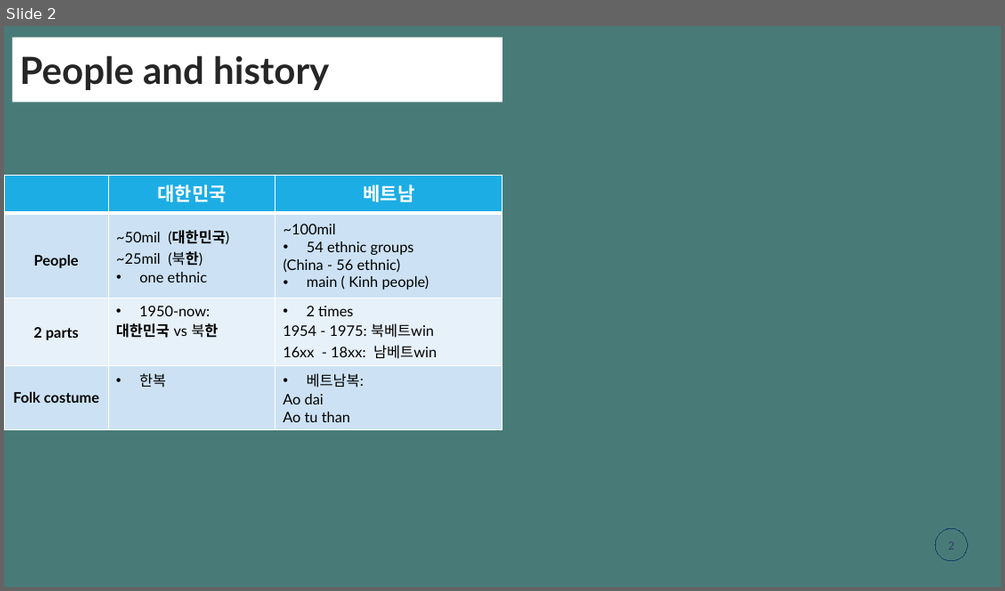
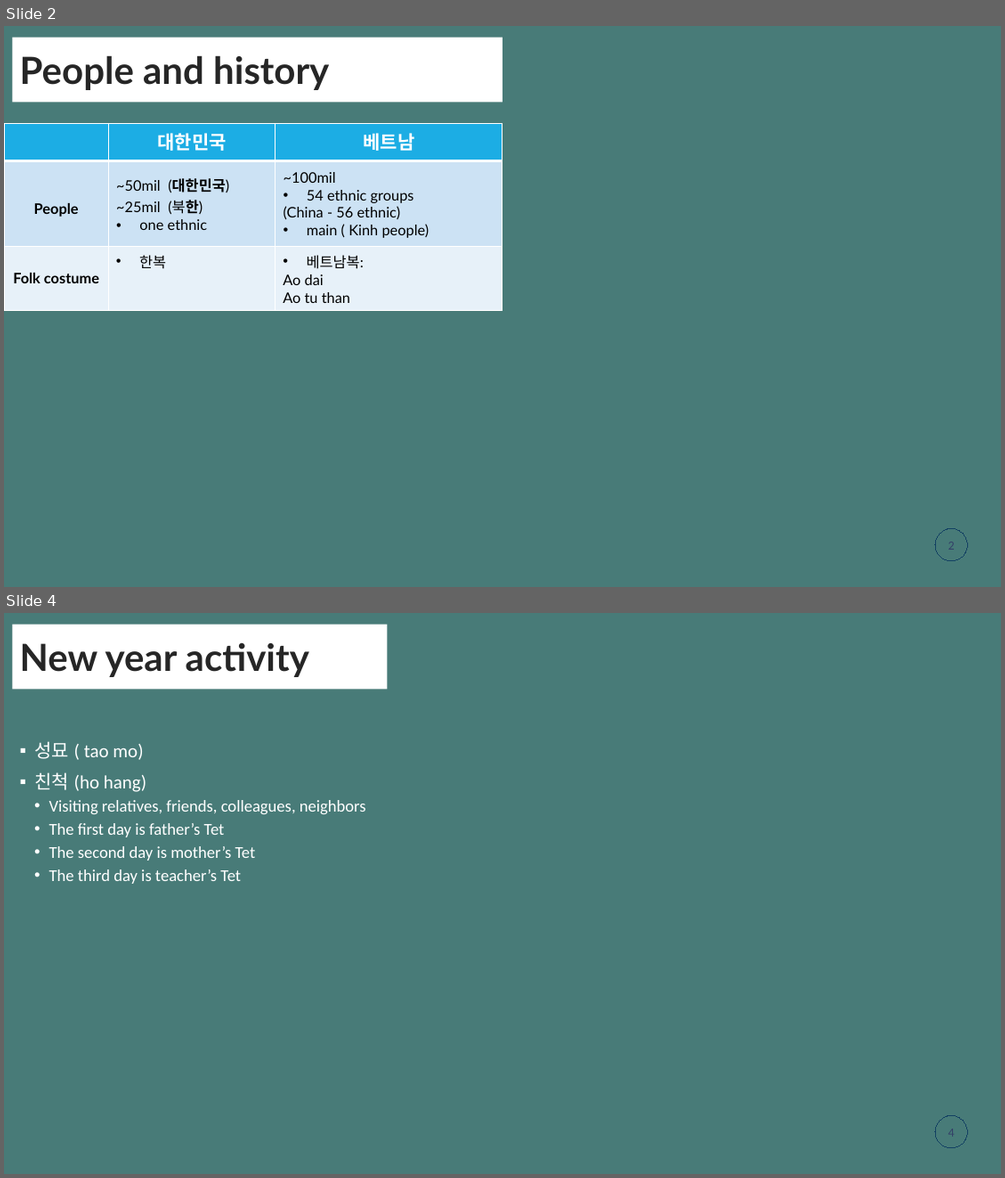
Before and after one commit to gemmanguen/Tetholidays, a slide deck: mducng_VN-KR.pptx. Shown one above the other, each under a label of ours: slide 2 before the commit, slides 2 and 4 after it; the slides between them are not shown. The pictures are 1005x591 and 1005x1178 pixels, drawn with LibreOffice and Linux fonts; fonts in the diff are those of the drawing. Boxes give left, top, right and bottom in pixels: in the first picture for what was removed or moved away, otherwise in the second. Text is boxed around its words. In the diff, an @@ line names an element or a change of style, - is before the commit and + after.

```diff
--- a/mducng_VN-KR.pptx
+++ b/mducng_VN-KR.pptx
@@ slide 4 added at (x1=4, y1=613, x2=1001, y2=1174), background #487B78 @@
@@ title added at (x1=12, y1=625, x2=387, y2=690), fill #FFFFFF, 36 pt, text #262626, bold @@
+New year activity
@@ text added at (x1=34, y1=741, x2=366, y2=884), 16 pt, text #FFFFFF @@
+▪ 성묘 ( tao mo)
+▪ 친척 (ho hang)
+  • Visiting relatives, friends, colleagues, neighbors
+  • The first day is father’s Tet
+  • The second day is mother’s Tet
+  • The third day is teacher’s Tet
@@ page number added at (x1=935, y1=1116, x2=967, y2=1148), outline #134163 5 pt, 12 pt, text #344068 @@
+4
@@ slide 2 changed as well @@
@@ table at (x1=4, y1=123, x2=502, y2=306) @@
-row 3: 2 parts | 1950-now: / 대한민국 vs 북한 | 2 times / 1954 - 1975: 북베트win / 16xx - 18xx: 남베트win
@@ table resized from (x1=4, y1=175, x2=502, y2=426) to (x1=4, y1=123, x2=502, y2=306) @@
```
Also in this commit, not shown: 2 other slides changed, 6 other slides added, 2 other files.
